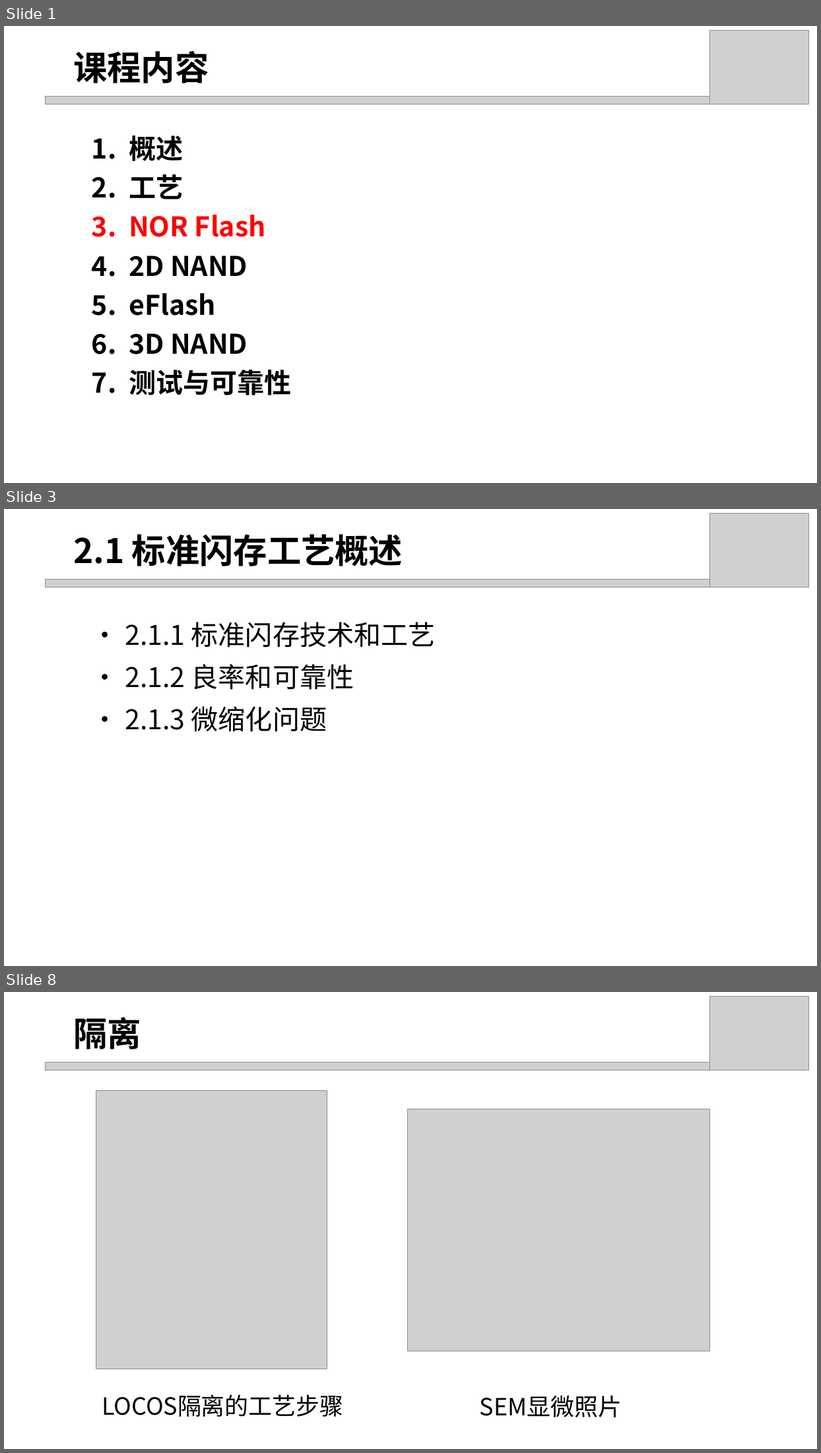
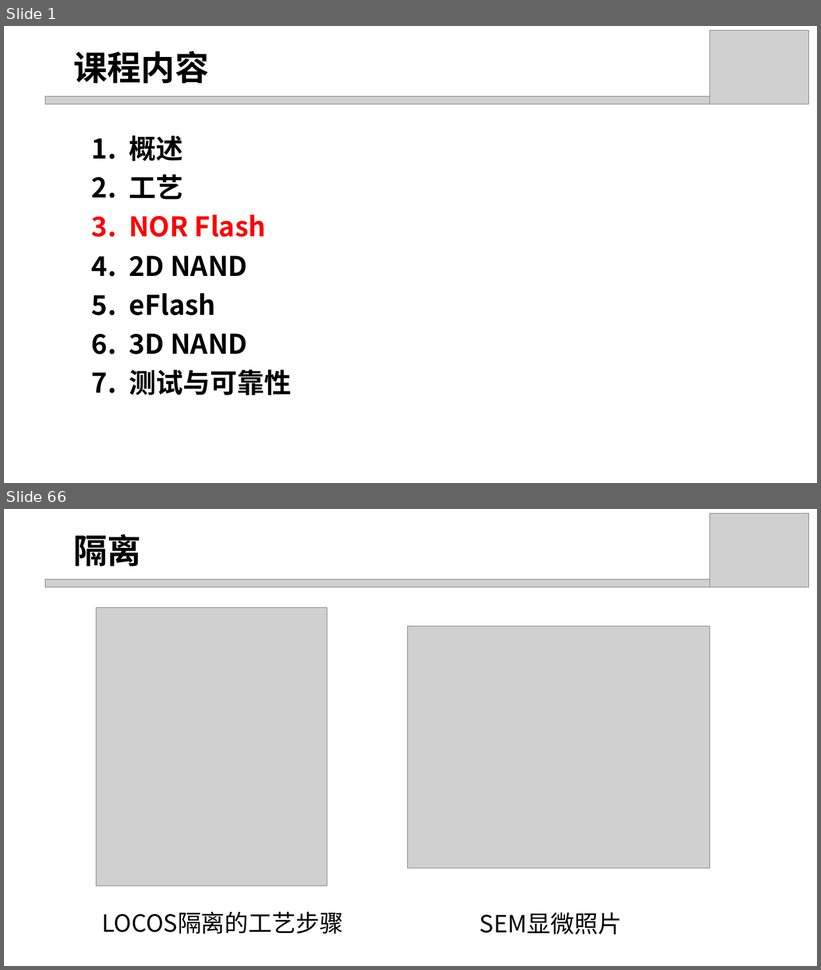
Before and after one commit to DucKlng123/flash, a slide deck: Summary/3. NOR flash.pptx. Shown one above the other, each under a label of ours: slides 1, 3 and 8 before the commit, slides 1 and 66 after it; the slides between them are not shown. The pictures are 821x1453 and 821x970 pixels, drawn with LibreOffice and Linux fonts; fonts in the diff are those of the drawing; grey boxes stand for pictures. Boxes give left, top, right and bottom in pixels: in the first picture for what was removed or moved away, otherwise in the second. Text is boxed around its words. In the diff, an @@ line names an element or a change of style, - is before the commit and + after.

```diff
--- a/Summary/3. NOR flash.pptx
+++ b/Summary/3. NOR flash.pptx
@@ slide 3 removed at (4, 509, 817, 966), background #FFFFFF @@
@@ picture removed at (710, 513, 809, 588) @@
@@ text removed at (73, 534, 403, 566) @@
-2.1 标准闪存工艺概述
@@ picture removed at (45, 579, 717, 588) @@
@@ text removed at (125, 622, 436, 732) @@
-· 2.1.1 标准闪存技术和工艺
-· 2.1.2 良率和可靠性
-· 2.1.3 微缩化问题
@@ what was slide 8 is now slide 66 @@
```
Also in this commit, not shown: 1 slide changed, 63 slides added, 4 other slides removed, 2 other files.
